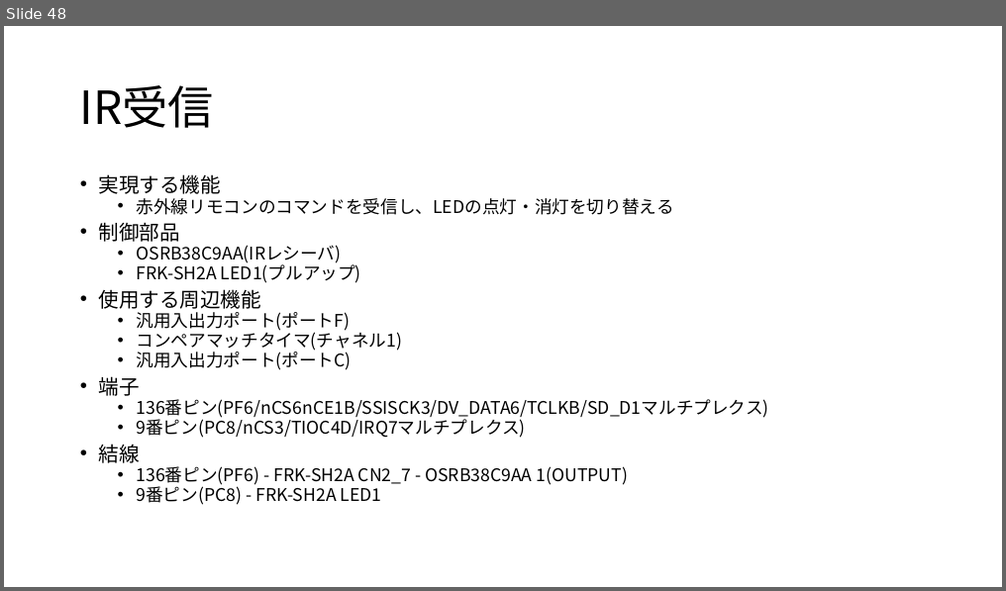
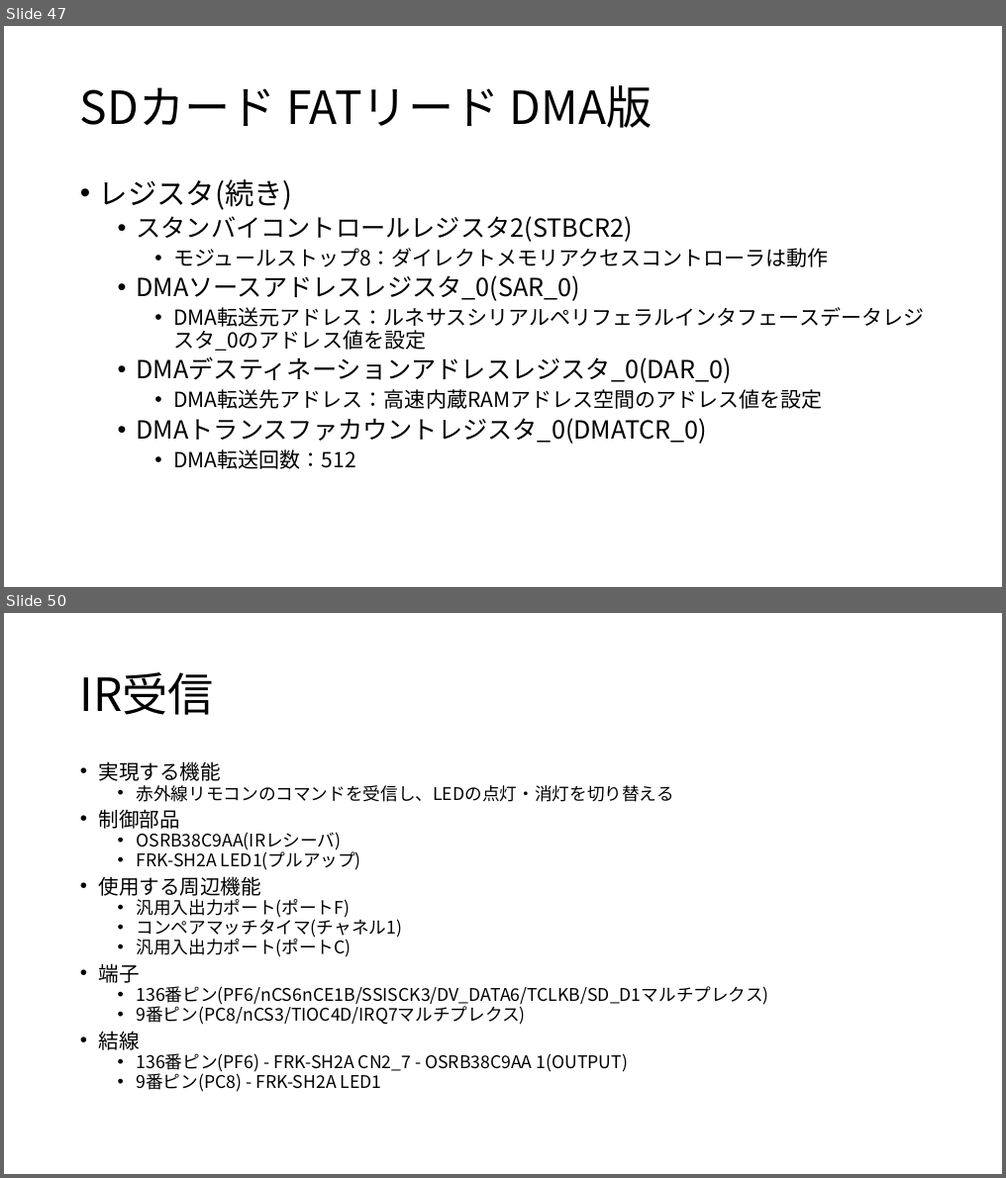
Before and after one commit to moku828/sh7262_an, a slide deck: SH7262アプリケーションノート.pptx. Shown one above the other, each under a label of ours: slide 48 before the commit, slides 47 and 50 after it; the slides between them are not shown. The pictures are 1006x591 and 1006x1178 pixels, drawn with LibreOffice and Linux fonts; fonts in the diff are those of the drawing. Boxes give left, top, right and bottom in pixels: in the first picture for what was removed or moved away, otherwise in the second. Text is boxed around its words. In the diff, an @@ line names an element or a change of style, - is before the commit and + after.

```diff
--- a/SH7262アプリケーションノート.pptx
+++ b/SH7262アプリケーションノート.pptx
@@ slide 47 added at (x1=4, y1=26, x2=1002, y2=587), background #FFFFFF @@
@@ title added at (x1=80, y1=85, x2=652, y2=128), 44 pt, text #000000 @@
+SDカード FATリード DMA版
@@ text added at (x1=99, y1=179, x2=924, y2=470), 20 pt, text #000000 @@
+• レジスタ(続き)
+  • スタンバイコントロールレジスタ2(STBCR2)
+    • モジュールストップ8：ダイレクトメモリアクセスコントローラは動作
+  • DMAソースアドレスレジスタ_0(SAR_0)
+    • DMA転送元アドレス：ルネサスシリアルペリフェラルインタフェースデータレジスタ_0のアドレス値を設定
+  • DMAデスティネーションアドレスレジスタ_0(DAR_0)
+    • DMA転送先アドレス：高速内蔵RAMアドレス空間のアドレス値を設定
+  • DMAトランスファカウントレジスタ_0(DMATCR_0)
+    • DMA転送回数：512
@@ what was slide 48 is now slide 50 @@
```
Also in this commit, not shown: 2 slides changed, 3 other slides added.
